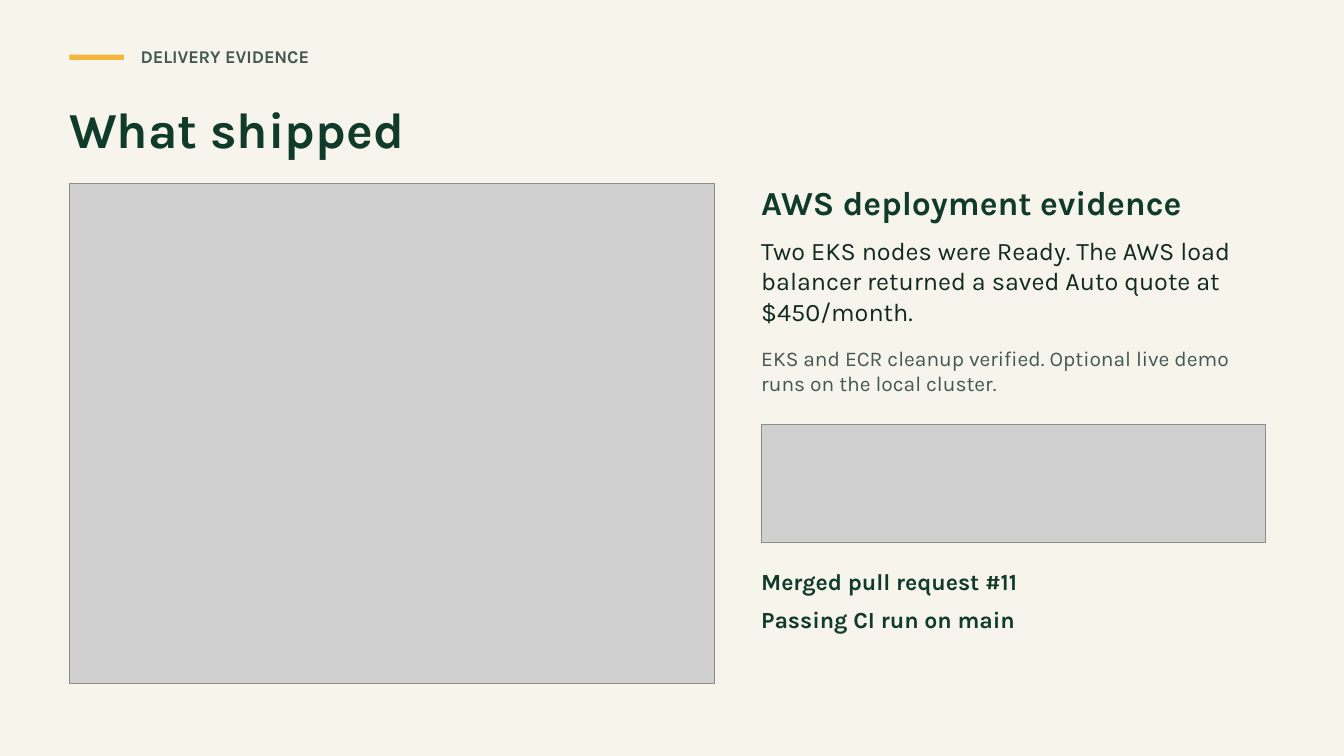
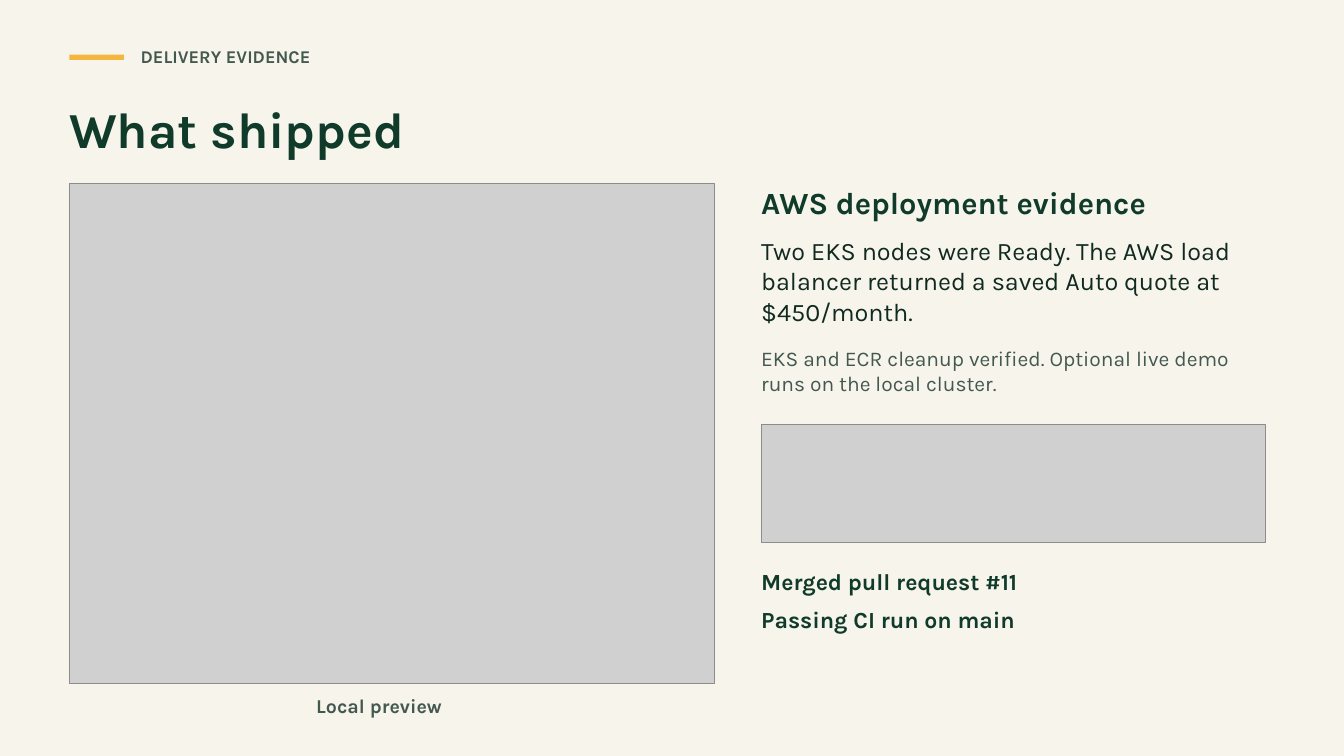
Before and after one commit to asc1-student09/evergreen-quote-launch, a slide deck: slide 2 of delivery-leadership-package/Evergreen_Quote_Showcase.pptx. Drawn at 1344x756 pixels with LibreOffice and Linux fonts; fonts in the diff are those of the drawing; grey boxes stand for pictures. Boxes give left, top, right and bottom in pixels: in the first picture for what was removed or moved away, otherwise in the second. Text is boxed around its words. In the diff, an @@ line names an element or a change of style, - is before the commit and + after.

```diff
--- a/delivery-leadership-package/Evergreen_Quote_Showcase.pptx
+++ b/delivery-leadership-package/Evergreen_Quote_Showcase.pptx
@@ text "AWS deployment evidence" at (761,192,1146,222): size 24 to 22 pt @@
@@ text added at (316,699,442,718), 14 pt, text #435950, bold @@
+Local preview
```
Also in this commit, not shown: 6 other slides changed, 3 slides added.
